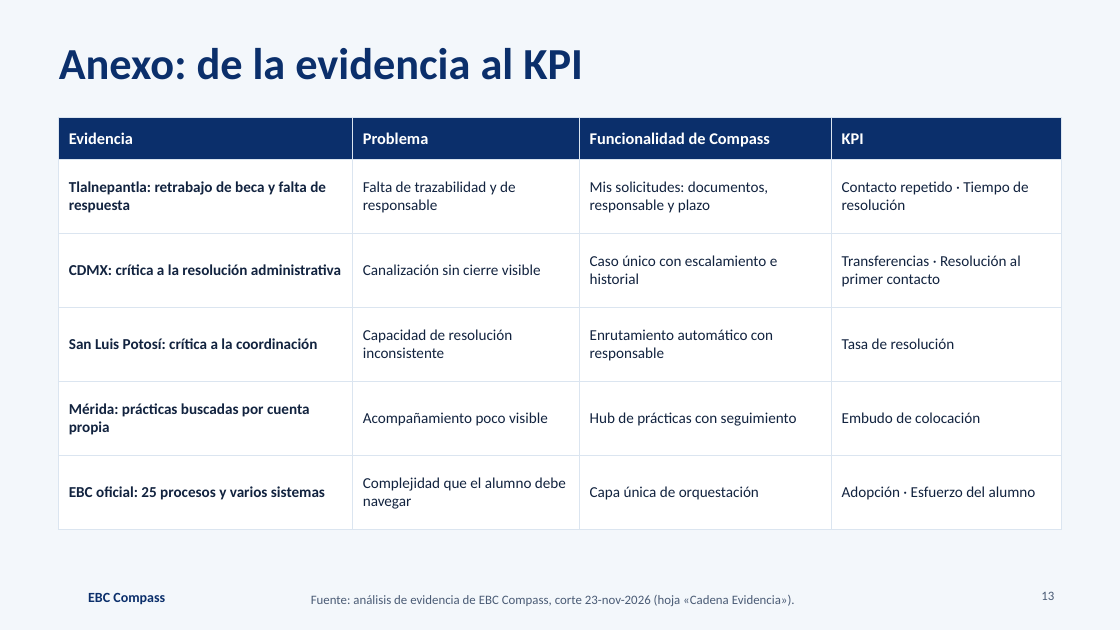
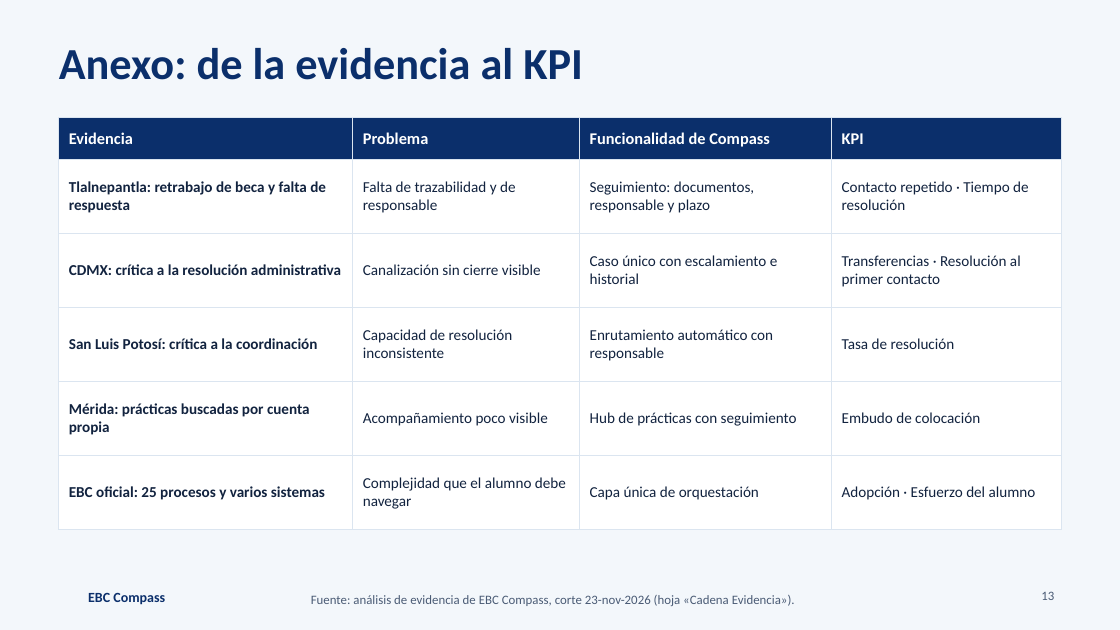
Before and after one commit to EBCoDivas/ebc-compass, a slide deck: slide 13 of docs/presentacion/EBC_Compass_Presentacion.pptx. Drawn at 1120x630 pixels with LibreOffice and Linux fonts; fonts in the diff are those of the drawing; background and template pictures are left out. Boxes give left, top, right and bottom in pixels: in the first picture for what was removed or moved away, otherwise in the second. Text is boxed around its words. In the diff, an @@ line names an element or a change of style, - is before the commit and + after.

```diff
--- a/docs/presentacion/EBC_Compass_Presentacion.pptx
+++ b/docs/presentacion/EBC_Compass_Presentacion.pptx
@@ table at [59, 118, 1061, 513] @@
-row 2, column 3: Mis solicitudes: documentos, responsable y plazo
+row 2, column 3: Seguimiento: documentos, responsable y plazo
```
Also in this commit, not shown: 1 other slide changed, 1 other file.
